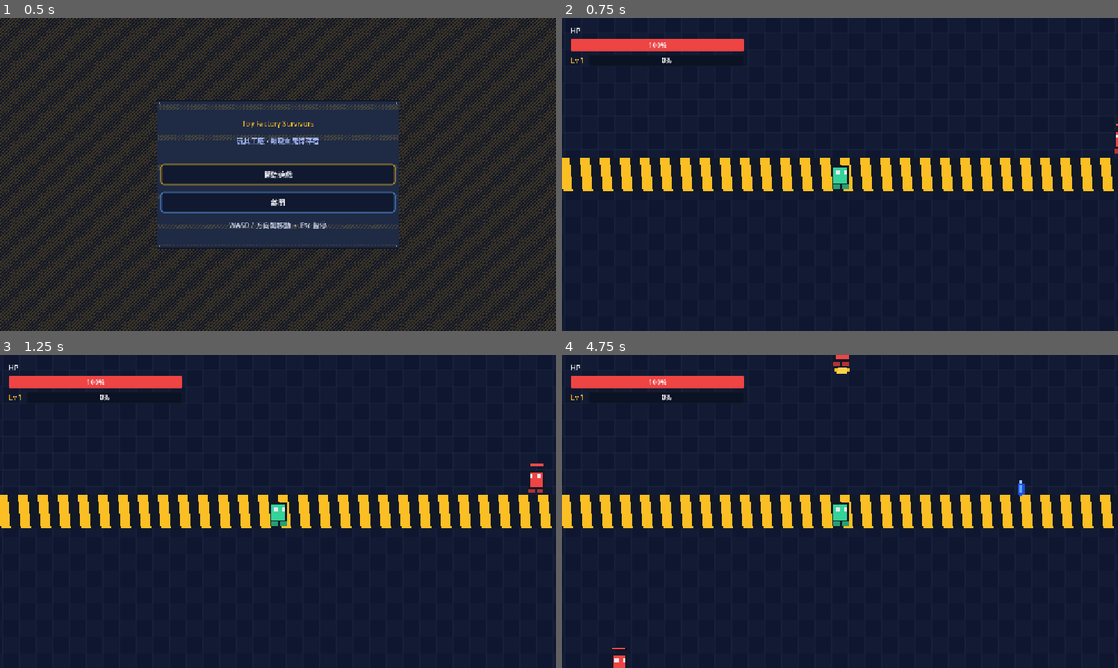
Above: before the commit, frames 1-4 (two rows, left to right).
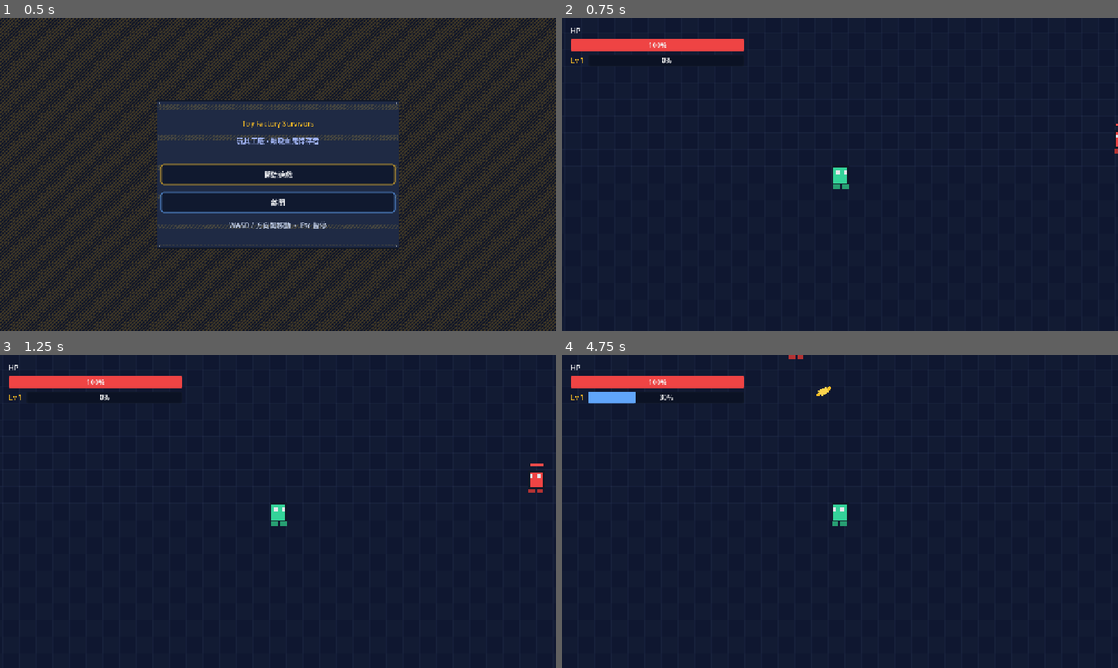
Above: after the commit, the same moments.

Repository: bluetch/toy-factory-survivors
Game: Godot game, scene res://scenes/Main.tscn
Two runs of this game, one before a commit and one after it. Both use one fixed random seed, a clock stepped at 60 frames per second and the inputs below.
Inputs:
- Up to frame 1 (0.5 s): no input
- Up to frame 2 (0.75 s): click "開始遊戲" at 0.5 s
- Up to frame 3 (1.25 s): no input
- Up to frame 4 (4.75 s): hold D (move_right, bound only after the commit) 1.28-2.03 s; hold S (move_down, bound only after the commit) 2.03-2.78 s; hold D (move_right, bound only after the commit) 2.78-3.53 s; hold W (move_up, bound only after the commit) 3.53-4.28 s; hold A (move_left, bound only after the commit) from 4.28 s (still down)

Frame 1 is identical in both runs. In frame 2, 5.3% of the frame differs, in the area x 0-100%, y 44-56%; in frame 3, 5.3%; in frame 4, 6.0%, in the area x 0-100%, y 0-100%.

Commit message:
feat: Add free player movement and basic sound system
- Fix player movement to allow free 8-directional movement by correcting the player's collision shape.
- Remove the static hazard stripes from the floor drawing to prevent movement obstruction.
- Configure the game window to be resizable, maintaining the aspect ratio.
- Implement a global SoundManager to handle audio playback.
- Add sound effects for player shooting, taking damage, leveling up, and collecting XP gems, and for enemy deaths.
- The shoot sound is implemented, with placeholder streams for other sounds to be added by the user.

Diff:
--- a/project.godot
+++ b/project.godot
@@ -22,6 +22,7 @@
 [autoload]
 
 PixelFactory="*res://scripts/pixel_factory.gd"
+SoundManager="*res://scenes/SoundManager.tscn"
 
 [display]
 
@@ -43,7 +44,8 @@
 "keycode": 16777231,
 "modifiers": 0,
 "physical_keycode": 16777231
-}]
+}, Object(InputEventKey,"resource_local_to_scene":false,"resource_name":"","device":-1,"window_id":0,"alt_pressed":false,"shift_pressed":false,"ctrl_pressed":false,"meta_pressed":false,"pressed":false,"keycode":0,"physical_keycode":65,"key_label":0,"unicode":0,"location":0,"echo":false,"script":null)
+]
 }
 move_right={
 "deadzone": 0.5,
@@ -57,7 +59,8 @@
 "keycode": 16777233,
 "modifiers": 0,
 "physical_keycode": 16777233
-}]
+}, Object(InputEventKey,"resource_local_to_scene":false,"resource_name":"","device":-1,"window_id":0,"alt_pressed":false,"shift_pressed":false,"ctrl_pressed":false,"meta_pressed":false,"pressed":false,"keycode":0,"physical_keycode":68,"key_label":0,"unicode":0,"location":0,"echo":false,"script":null)
+]
 }
 move_up={
 "deadzone": 0.5,
@@ -71,7 +74,8 @@
 "keycode": 16777232,
 "modifiers": 0,
 "physical_keycode": 16777232
-}]
+}, Object(InputEventKey,"resource_local_to_scene":false,"resource_name":"","device":-1,"window_id":0,"alt_pressed":false,"shift_pressed":false,"ctrl_pressed":false,"meta_pressed":false,"pressed":false,"keycode":0,"physical_keycode":87,"key_label":0,"unicode":0,"location":0,"echo":false,"script":null)
+]
 }
 move_down={
 "deadzone": 0.5,
@@ -85,7 +89,8 @@
 "keycode": 16777234,
 "modifiers": 0,
 "physical_keycode": 16777234
-}]
+}, Object(InputEventKey,"resource_local_to_scene":false,"resource_name":"","device":-1,"window_id":0,"alt_pressed":false,"shift_pressed":false,"ctrl_pressed":false,"meta_pressed":false,"pressed":false,"keycode":0,"physical_keycode":83,"key_label":0,"unicode":0,"location":0,"echo":false,"script":null)
+]
 }
 pause={
 "deadzone": 0.5,
--- a/scenes/Player.tscn
+++ b/scenes/Player.tscn
@@ -1,39 +1,36 @@
-[gd_scene load_steps=4 format=3]
+[gd_scene format=3 uid="uid://dinj0qu087i2p"]
 
-[ext_resource type="Script" path="res://scripts/player.gd" id="1"]
+[ext_resource type="Script" uid="uid://c8pwmmeccar3c" path="res://scripts/player.gd" id="1"]
 
-[sub_resource type="CircleShape2D" id=1]
+[sub_resource type="CircleShape2D" id="1"]
 radius = 10.0
 
-[sub_resource type="CircleShape2D" id=2]
+[sub_resource type="CircleShape2D" id="2"]
 radius = 64.0
 
-[node name="Player" type="CharacterBody2D"]
-collision_layer = 1
+[node name="Player" type="CharacterBody2D" unique_id=1470511375]
 collision_mask = 2
 script = ExtResource("1")
 
-[node name="Sprite2D" type="Sprite2D" parent="."]
-texture_filter = 0
+[node name="Sprite2D" type="Sprite2D" parent="." unique_id=216169713]
 
-[node name="CollisionShape2D" type="CollisionShape2D" parent="."]
-shape = SubResource(1)
+[node name="CollisionShape2D" type="CollisionShape2D" parent="." unique_id=2068799982]
+shape = SubResource("1")
 
-[node name="HurtArea" type="Area2D" parent="."]
+[node name="HurtArea" type="Area2D" parent="." unique_id=353411996]
 collision_layer = 0
 collision_mask = 2
 
-[node name="HurtShape" type="CollisionShape2D" parent="HurtArea"]
-shape = SubResource(1)
+[node name="HurtShape" type="CollisionShape2D" parent="HurtArea" unique_id=1781764024]
+shape = SubResource("1")
 
-[node name="PickupArea" type="Area2D" parent="."]
+[node name="PickupArea" type="Area2D" parent="." unique_id=1119928521]
 collision_layer = 0
 collision_mask = 4
 
-[node name="PickupShape" type="CollisionShape2D" parent="PickupArea"]
-shape = SubResource(2)
+[node name="PickupShape" type="CollisionShape2D" parent="PickupArea" unique_id=639184177]
+shape = SubResource("2")
 
-[node name="ShootTimer" type="Timer" parent="."]
+[node name="ShootTimer" type="Timer" parent="." unique_id=181868678]
 wait_time = 0.7
-one_shot = false
 autostart = true
--- /dev/null
+++ b/scenes/SoundManager.tscn
@@ -0,0 +1,16 @@
+[gd_scene load_steps=2 format=3]
+
+[ext_resource type="Script" uid="uid://xkgroyywy4qg" path="res://scripts/sound_manager.gd" id="1"]
+
+[node name="SoundManager" type="Node"]
+script = ExtResource("1")
+
+[node name="shoot" type="AudioStreamPlayer" parent="."]
+
+[node name="player_hurt" type="AudioStreamPlayer" parent="."]
+
+[node name="enemy_death" type="AudioStreamPlayer" parent="."]
+
+[node name="pickup" type="AudioStreamPlayer" parent="."]
+
+[node name="level_up" type="AudioStreamPlayer" parent="."]
--- a/scripts/enemies/enemy.gd
+++ b/scripts/enemies/enemy.gd
@@ -59,6 +59,7 @@
 		_die()
 
 func _die() -> void:
+	SoundManager.play_sound("enemy_death")
 	_dead = true
 	_spawn_gem()
 	queue_free()
--- a/scripts/factory_floor.gd
+++ b/scripts/factory_floor.gd
@@ -35,18 +35,18 @@
 			draw_rect(Rect2(pos - Vector2(ts * 0.5, ts * 0.5), Vector2(ts, 1)), _c_grid, true)
 			draw_rect(Rect2(pos - Vector2(ts * 0.5, ts * 0.5), Vector2(1, ts)), _c_grid, true)
 
-	# hazard stripes band
-	var band_h := ts * 2.0
-	var band := Rect2(Vector2(-size_px.x * 0.5, -band_h * 0.5), Vector2(size_px.x, band_h))
-	draw_rect(band, Color(0, 0, 0, 0.0), true)
-	var stripe_w := ts * 0.6
-	var i := int(size_px.x / stripe_w) + 4
-	for n in range(-i, i):
-		var x0 := n * stripe_w
-		var c2 := _c_stripe_y if (n & 1) == 0 else _c_stripe_k
-		# diagonal stripe as a skewed quad using 2 triangles
-		var a := Vector2(x0, -band_h * 0.5)
-		var b := Vector2(x0 + stripe_w, -band_h * 0.5)
-		var c := Vector2(x0 + stripe_w * 1.3, band_h * 0.5)
-		var d := Vector2(x0 + stripe_w * 0.3, band_h * 0.5)
-		draw_colored_polygon(PackedVector2Array([a, b, c, d]), c2)
+	# # hazard stripes band
+	# var band_h := ts * 2.0
+	# var band := Rect2(Vector2(-size_px.x * 0.5, -band_h * 0.5), Vector2(size_px.x, band_h))
+	# draw_rect(band, Color(0, 0, 0, 0.0), true)
+	# var stripe_w := ts * 0.6
+	# var i := int(size_px.x / stripe_w) + 4
+	# for n in range(-i, i):
+	# 	var x0 := n * stripe_w
+	# 	var c2 := _c_stripe_y if (n & 1) == 0 else _c_stripe_k
+	# 	# diagonal stripe as a skewed quad using 2 triangles
+	# 	var a := Vector2(x0, -band_h * 0.5)
+	# 	var b := Vector2(x0 + stripe_w, -band_h * 0.5)
+	# 	var c := Vector2(x0 + stripe_w * 1.3, band_h * 0.5)
+	# 	var d := Vector2(x0 + stripe_w * 0.3, band_h * 0.5)
+	# 	draw_colored_polygon(PackedVector2Array([a, b, c, d]), c2)
--- a/scripts/player.gd
+++ b/scripts/player.gd
@@ -85,6 +85,7 @@
 	_take_damage(total)
 
 func _take_damage(amount: float) -> void:
+	SoundManager.play_sound("player_hurt")
 	hp = maxf(0.0, hp - amount)
 	emit_stats()
 	if hp <= 0.0:
@@ -103,6 +104,7 @@
 	while xp >= xp_to_next:
 		xp -= xp_to_next
 		level += 1
+		SoundManager.play_sound("level_up")
 		xp_to_next = int(round(xp_to_next * 1.25 + 6))
 		emit_xp()
 		level_up.emit(_roll_upgrades())
@@ -151,6 +153,7 @@
 	shoot_timer.wait_time = interval
 
 func _try_shoot() -> void:
+	SoundManager.play_sound("shoot")
 	var target := _nearest_enemy()
 	if target == null:
 		return
--- /dev/null
+++ b/scripts/sound_manager.gd
@@ -0,0 +1,21 @@
+extends Node
+
+var shoot_stream: AudioStream = null
+var player_hurt_stream: AudioStream = null
+var enemy_death_stream: AudioStream = null
+var pickup_stream: AudioStream = null
+var level_up_stream: AudioStream = null
+
+func _ready():
+	shoot_stream = load("res://assets/audio/gun-shoot.wav")
+
+
+func play_sound(sound_name: String):
+	if has_node(sound_name):
+		var audio_player: AudioStreamPlayer = get_node(sound_name)
+		match sound_name:
+			"shoot":
+				audio_player.stream = shoot_stream
+		audio_player.play()
+	else:
+		print("Sound not found: ", sound_name)
--- a/scripts/xp_gem.gd
+++ b/scripts/xp_gem.gd
@@ -10,6 +10,7 @@
 	sprite.scale = Vector2(3, 3)
 
 func collect(player: Node) -> void:
+	SoundManager.play_sound("pickup")
 	if player != null and player.has_method("add_xp"):
 		player.add_xp(amount)
 	queue_free()
Not shown, added: scripts/sound_manager.gd.uid
Not shown, changed: .gitignore
Not shown, added: assets/audio/gun-shoot.wav
